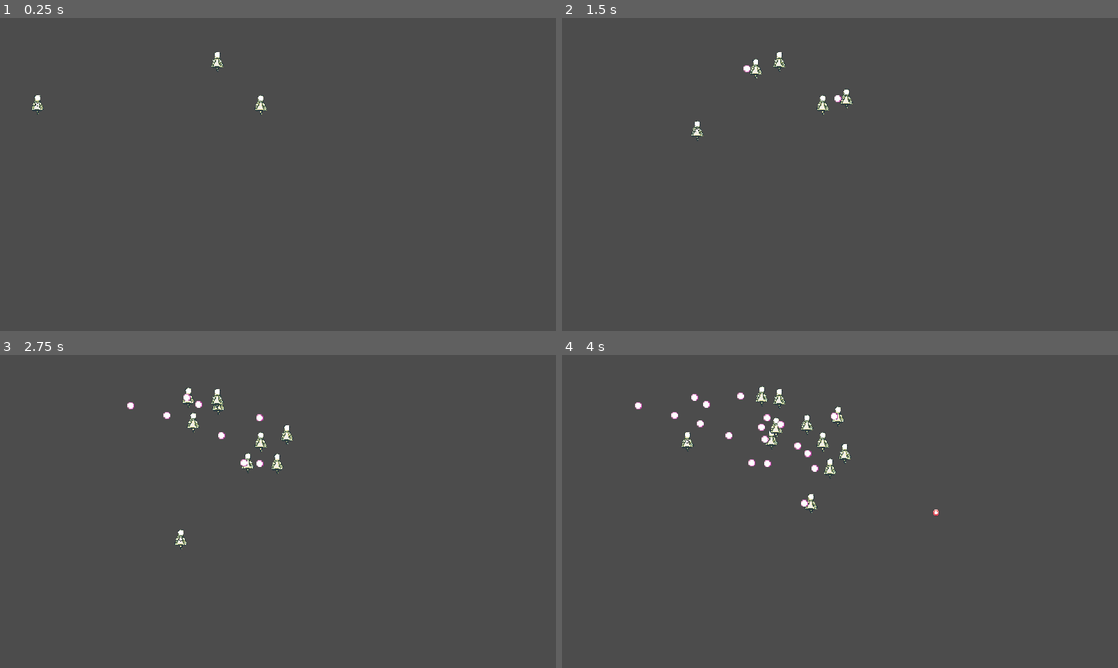
Above: before the commit, frames 1-4 (two rows, left to right).
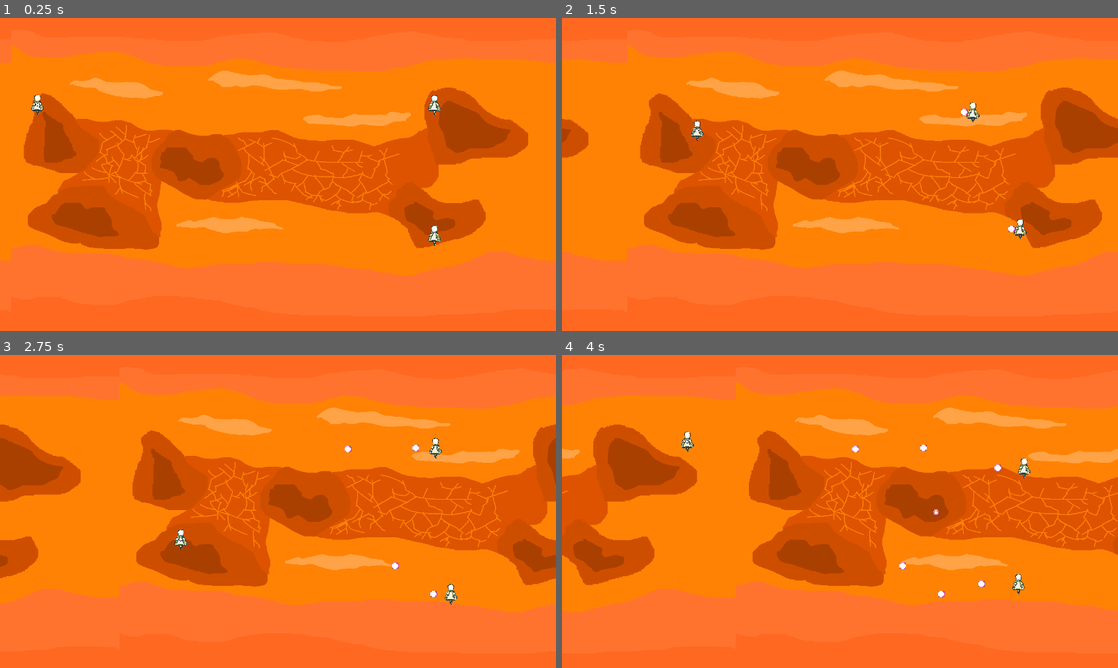
Above: after the commit, the same moments.

Repository: smbanasik/Cardtractor
Game: Godot game, scene res://assets/BulletHell/Scenes/Main.tscn
Same seed, same stepped clock (60 frames per second), same inputs: the game is played once before the commit and once after it.
Inputs (mouse positions are in pixels of both pictures, inside the frame that each line leads up to):
- Up to frame 1 (0.25 s): no input
- Up to frame 2 (1.5 s): move the mouse to (962, 158) at 0.52 s; press the mouse at (962, 158) at 0.53 s; hold D (move_right) 0.53-1.28 s; move the mouse to (728, 190) at 1.27 s; release the mouse at (728, 190) at 1.28 s; hold S (move_down) from 1.28 s (still down); click (728, 190) at 1.35 s
- Up to frame 3 (2.75 s): move the mouse to (333, 442) at 2.02 s; release S (move_down) at 2.03 s; hold D (move_right) from 2.03 s (still down); hold Shift (move_fast) from 2.03 s (still down); click (333, 442) at 2.3 s
- Up to frame 4 (4 s): move the mouse to (812, 574) at 2.77 s; release D (move_right) at 2.78 s; release Shift (move_fast) at 2.78 s; hold W (move_up) 2.78-3.53 s; tap Z (shoot_projectile) at 2.85 s; click (812, 574) at 3.05 s; move the mouse to (1006, 558) at 3.52 s; press the mouse at (1006, 558) at 3.53 s; hold A (move_left) from 3.53 s (still down)

The runs differ from the first frame. In frame 1, 100% of the frame differs, in the area x 0-100%, y 0-100%; in frame 2, 100%; in frame 3, 100%; in frame 4, 100%.

Commit message:
Added a background

Diff:
--- a/assets/BulletHell/Player.gd
+++ b/assets/BulletHell/Player.gd
@@ -9,6 +9,8 @@
 export var playerSpeed = 300
 export var playerFastMultiplier = 0.5
 var playerLives =  5
+var experience = 0
+# Likely to be replaced by emitter system
 export var projectileBaseSpeed = 500
 export var projectileDamage = 1
 var projectileRadians = 0
--- a/assets/BulletHell/Scenes/Main.gd
+++ b/assets/BulletHell/Scenes/Main.gd
@@ -20,7 +20,6 @@
 # - It might get messy, but I can't think of another way right now.
 # - This would provide the most flexibility as enemies could use multiple attacks if need be.
 # Let enemies use multiple moves?
-# Enemy spawning/ level system
 # Player leveling :)
 # Develop line projectiles
 # Utilize beziers and interpolation found here:  https://docs.godotengine.org/en/stable/tutorials/math/beziers_and_curves.html
@@ -50,15 +49,27 @@
 
 # Called when the node enters the scene tree for the first time.
 func _ready():
+	# Get the size of the screen and set our background to it
+	$ParallaxBackground/ParallaxLayer/Background.rect_size = get_viewport_rect().size
+	# Ensure our offset is 0,0 so top of background matches top of screen
+	$ParallaxBackground.scroll_base_offset = Vector2(0, 0)
+	# Set our motion mirroring to the screen size so the transition is smooth.
+	$ParallaxBackground/ParallaxLayer.motion_mirroring = (get_viewport_rect().size)
+	# Start our first level
 	emit_signal("startLevel", 0, 1)
 
 
 # Called every frame. 'delta' is the elapsed time since the previous frame.
-#func _process(delta):
+func _process(delta):
+	# 100 * delta is our scroll speed.
+	$ParallaxBackground.scroll_offset.x += 100 * delta
+	pass
+	# Check if enemies are dead, if so, run wave clear
+	# if recieve end level signal, do end level things
 
-func _unhandled_input(event):
-	if event.is_action_pressed("left_click"):
-		emit_signal("startLevel", 0, 1)
+#func _unhandled_input(event):
+#	if event.is_action_pressed("left_click"):
+#		emit_signal("startLevel", 0, 1)
 #		var angel = enemyAngel.instance()
 #		angel.init_angel(get_viewport().get_mouse_position())
 #		angel.init_angelTargetArray([Vector2(1000, 20), Vector2(900, 600), Vector2(1100, 200), Vector2(10, 80)])
@@ -69,6 +80,7 @@
 
 func _on_Angel_angelHit():
 	playerScore += 10
+	$Player.experience += 5
 	print("+1 kills!")
 
 func _on_Angel_angelFiring(projTeam, projectilePosition, projectileRadians, projectileSpeed, projectileDamage):
@@ -101,3 +113,9 @@
 			createdEnemy.connect("angelHit", self, "_on_Angel_angelHit")
 			add_child(createdEnemy)
 			pass
+
+
+
+func _on_EnemyManager_endLevel():
+	#Handle next level things
+	pass # Replace with function body.
--- a/assets/BulletHell/Scenes/Main.tscn
+++ b/assets/BulletHell/Scenes/Main.tscn
@@ -7,6 +7,7 @@
 [ext_resource path="res://assets/BulletHell/ScriptsScenes/ProjectileTypes/ProjectileSine.tscn" type="PackedScene" id=5]
 [ext_resource path="res://assets/BulletHell/Scenes/Main.gd" type="Script" id=6]
 [ext_resource path="res://assets/BulletHell/ScriptsScenes/EnemyManager.tscn" type="PackedScene" id=7]
+[ext_resource path="res://assets/BulletHell/Sprites/Backgrounds/levelOne.png" type="Texture" id=8]
 
 [node name="BulletHell" type="Node2D"]
 script = ExtResource( 6 )
@@ -18,6 +19,17 @@
 projectileSine = ExtResource( 5 )
 enemyAngel = ExtResource( 4 )
 
+[node name="ParallaxBackground" type="ParallaxBackground" parent="."]
+scroll_base_offset = Vector2( 640, 360 )
+
+[node name="ParallaxLayer" type="ParallaxLayer" parent="ParallaxBackground"]
+
+[node name="Background" type="TextureRect" parent="ParallaxBackground/ParallaxLayer"]
+margin_right = 1280.0
+margin_bottom = 720.0
+texture = ExtResource( 8 )
+expand = true
+
 [node name="Player" parent="." instance=ExtResource( 1 )]
 position = Vector2( 86, 199 )
 
@@ -26,4 +38,5 @@
 [connection signal="startLevel" from="." to="EnemyManager" method="_on_Node2D_startLevel"]
 [connection signal="waveClear" from="." to="EnemyManager" method="_on_BulletHell_waveClear"]
 [connection signal="playerFiring" from="Player" to="." method="_on_Player_playerFiring"]
+[connection signal="endLevel" from="EnemyManager" to="." method="_on_EnemyManager_endLevel"]
 [connection signal="spawnEnemy" from="EnemyManager" to="." method="_on_EnemyManager_spawnEnemy"]
--- a/assets/BulletHell/ScriptsScenes/EnemyManager.gd
+++ b/assets/BulletHell/ScriptsScenes/EnemyManager.gd
@@ -5,6 +5,7 @@
 # var a = 2
 # var b = "text"
 var wave = 1
+var maxWave = 1
 # Expressed as a percentage
 var waveSpawnProgress = 0
 var level = 1
@@ -15,6 +16,7 @@
 
 # Send an string enemy type, an array of enemy values, and a 2d array of positions & wait times
 signal spawnEnemy(enemyType, enemyData, enemyMovement)
+signal endLevel
 # Called when the node enters the scene tree for the first time.
 #func _ready():
 
@@ -44,6 +46,8 @@
 func _on_BulletHell_waveClear():
 	wave += 1
 	waveSpawnProgress = 0
+	if wave > maxWave:
+		emit_signal("endLevel")
 
 # Decides which level function to use
 func levelDecider():
@@ -58,11 +62,13 @@
 			pass
 
 func levelOne():
-	var angelData = [Vector2(500, 100), 1, 100, false]
+	maxWave = 5
+
+	var angelData = [Vector2(1000, 200), 1, 100, false]
 
 	# Spawn in two enemies that don't use AI at the right of the screen
 	emit_signal("spawnEnemy", "angel", angelData, [[], []])
-	angelData[0] = Vector2(600, 200)
+	angelData[0] = Vector2(1000, 500)
 	emit_signal("spawnEnemy", "angel", angelData, [[], []])
 
 	# IMPORTANT
Not shown: 1 places in assets/BulletHell/Scenes/Main.tscn that only renumber resources
Binary file added: assets/BulletHell/Sprites/Backgrounds/levelOne.png
Not shown, added: assets/BulletHell/Sprites/Backgrounds/levelOne.png.import
